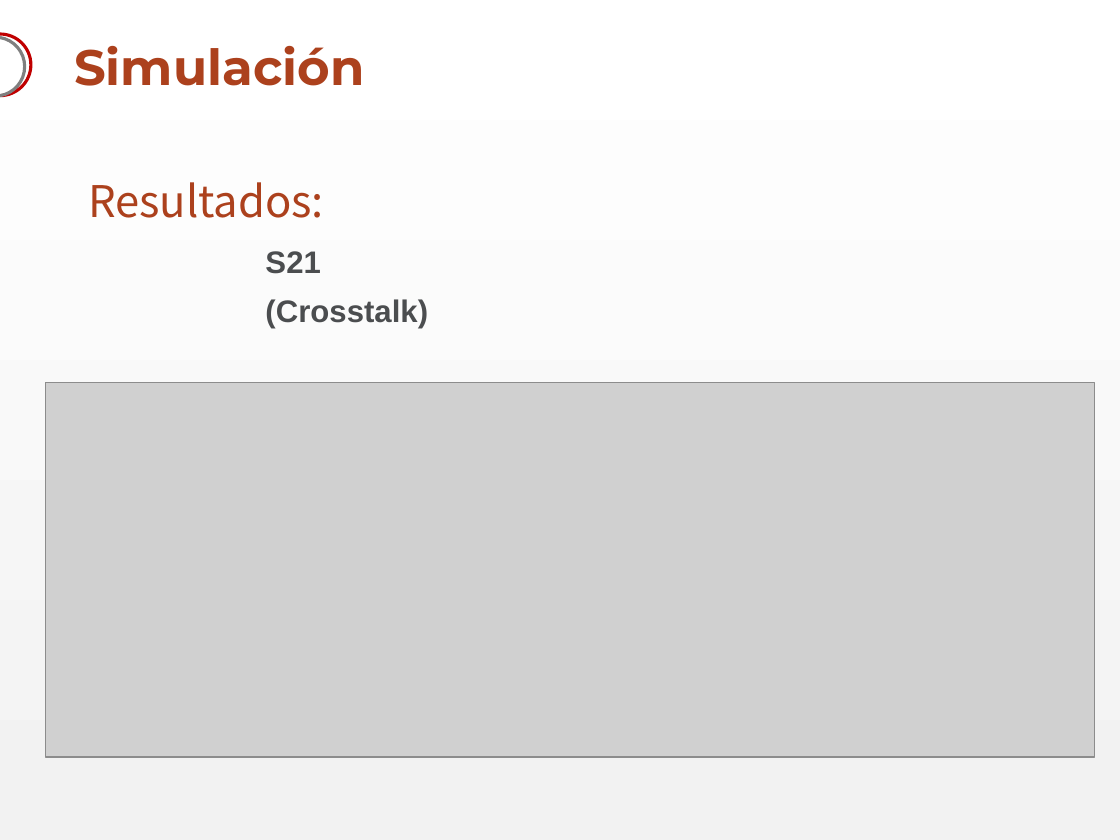
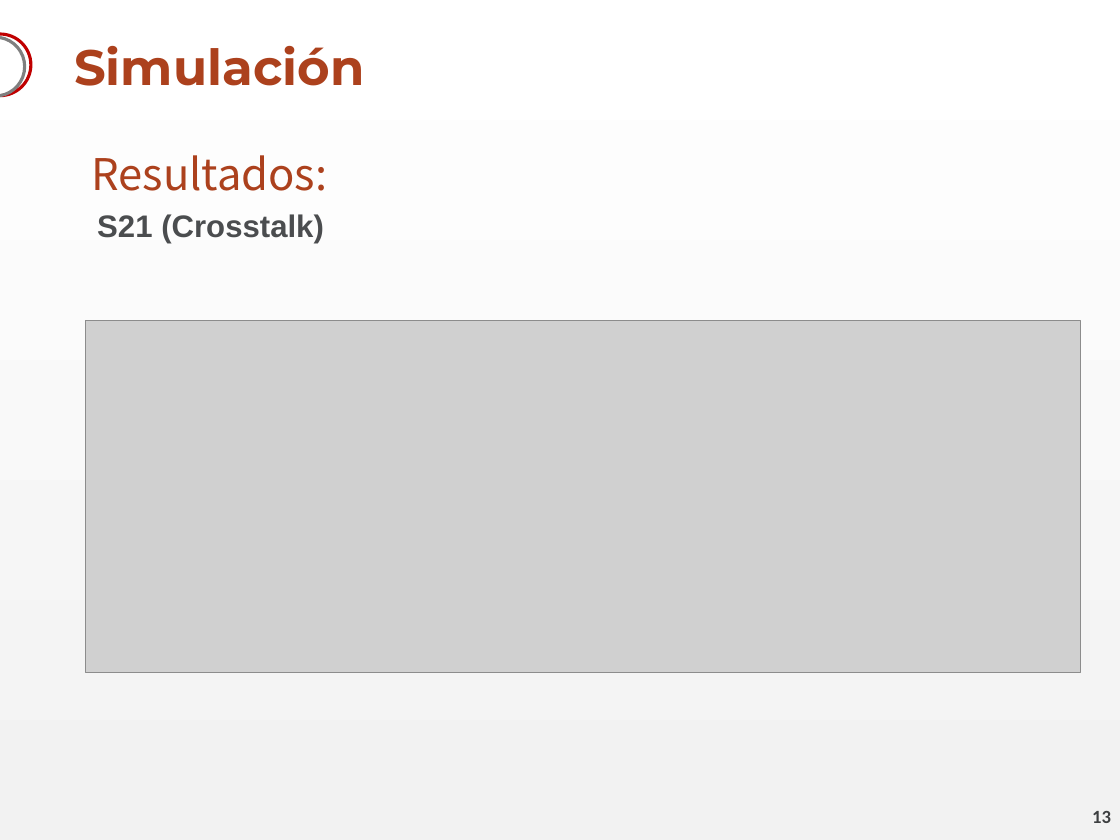
Before and after one commit to akukulanski/RF_Switch_3GHz, a slide deck: slide 13 of Presentación/RF Switch.pptx (slide 14 before the commit). Drawn at 1120x840 pixels with LibreOffice and Linux fonts; fonts in the diff are those of the drawing; grey boxes stand for pictures; background and template pictures are left out. Boxes give left, top, right and bottom in pixels: in the first picture for what was removed or moved away, otherwise in the second. Text is boxed around its words. In the diff, an @@ line names an element or a change of style, - is before the commit and + after.

```diff
--- a/Presentación/RF Switch.pptx
+++ b/Presentación/RF Switch.pptx
@@ text "Resultados:": place and size @@
-text "Resultados:" at [88,182,324,218]
+text "Resultados:" at [91,155,327,191]
@@ text "S21 (Crosstalk)" rewrapped from [265,251,428,328] to [97,214,324,243] @@
@@ picture: place and size @@
-picture at [46,383,1094,757]
+picture at [85,320,1080,672]
@@ page number added at [1092,811,1111,823], 12 pt, text #3D3F41, bold @@
+13
```
Also in this commit, not shown: 14 other slides changed, 1 slide added, 1 slide removed.
